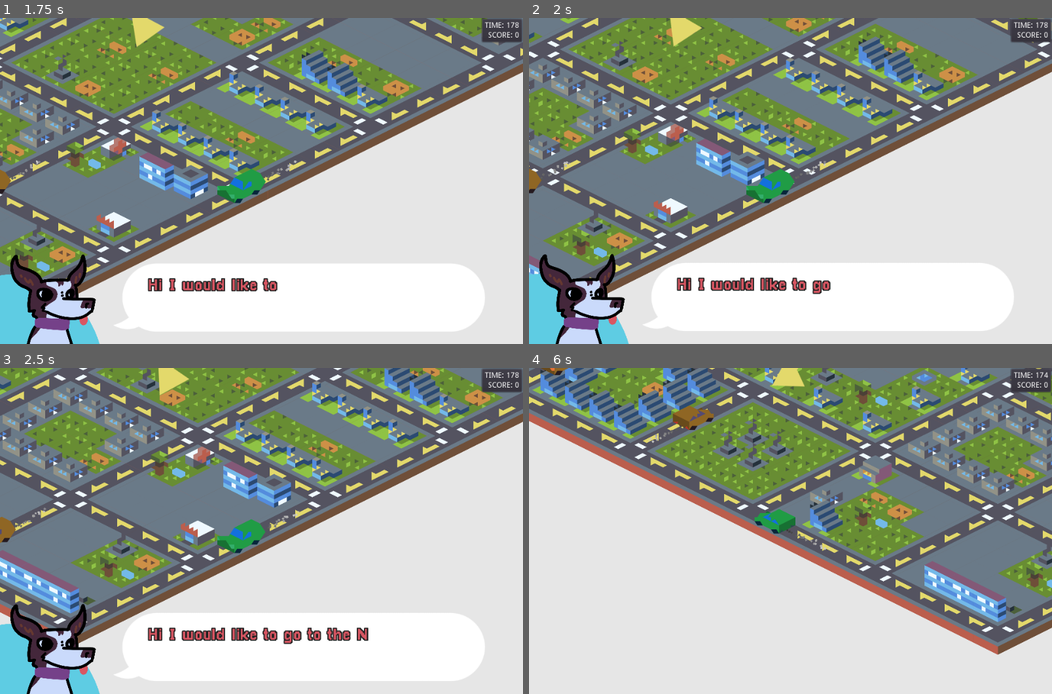
Above: before the commit, frames 1-4 (two rows, left to right).
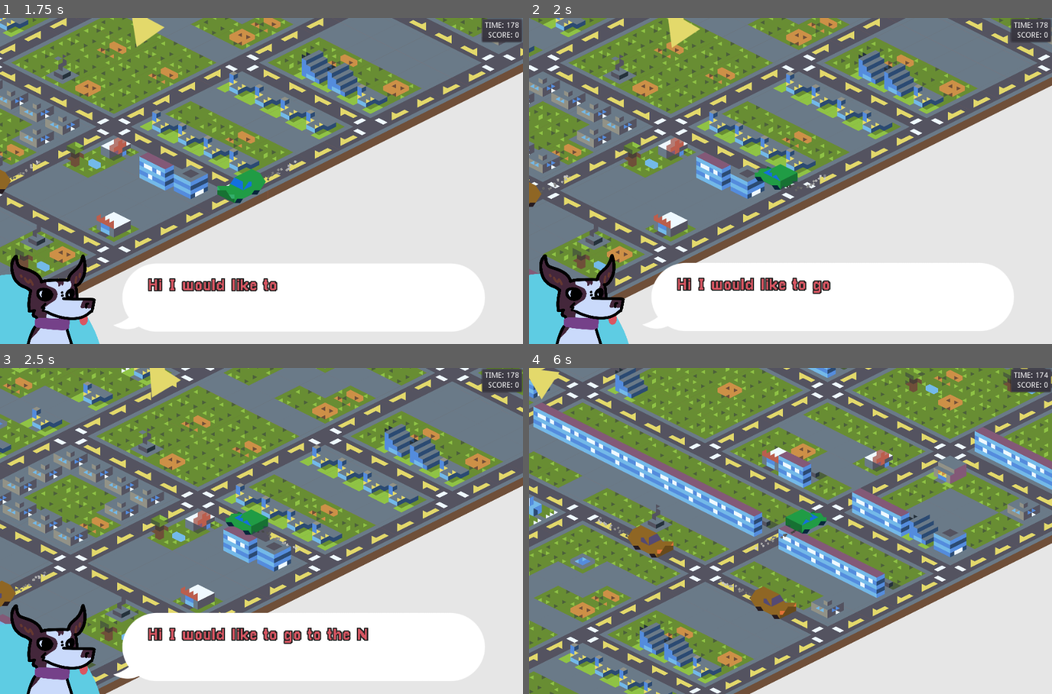
Above: after the commit, the same moments.

Repository: DevinPentecost/gmtkjam-2019
Game: Godot game, scene res://main_scenes/main_menu.tscn
The game is run twice, just before and just after one commit, with the same random seed, the same clock (stepped at 60 frames per second) and the same inputs. Sound files missing from this copy of the repository are replaced by a short silence.
Inputs (mouse positions are in pixels of both pictures, inside the frame that each line leads up to):
- Up to frame 1 (1.75 s): click "START GAME" at 0.5 s; tap Enter at 1.25 s; move the mouse to (376, 164) at 1.27 s; hold Right (player_turn_right) from 1.28 s (still down); hold Up (player_turn_straight) from 1.28 s (still down); click (376, 164) at 1.42 s
- Up to frame 2 (2 s): keep holding Right (player_turn_right); keep holding Up (player_turn_straight)
- Up to frame 3 (2.5 s): move the mouse to (156, 547) at 2.02 s; release Right (player_turn_right) at 2.03 s; release Up (player_turn_straight) at 2.03 s; hold Left (player_turn_left) from 2.03 s (still down); tap Up (player_turn_straight) at 2.1 s
- Up to frame 4 (6 s): move the mouse to (842, 459) at 2.77 s; release Left (player_turn_left) at 2.78 s; hold Up (player_turn_straight) 2.78-3.53 s; hold Right (player_turn_right) 2.78-4.28 s; move the mouse to (764, 596) at 3.52 s; tap Up (player_turn_straight) at 3.6, 5.1 s; click (764, 596) at 3.67 s; move the mouse to (947, 579) at 4.27 s; hold Up (player_turn_straight) 4.28-5.03 s; hold Left (player_turn_left) from 4.28 s (still down); move the mouse to (633, 482) at 5.02 s; move the mouse to (816, 531) at 5.77 s; hold Up (player_turn_straight) from 5.78 s (still down); click (816, 531) at 5.92 s

Frame 1 is identical in both runs. In frame 2, 39% of the frame differs, in the area x 0-100%, y 0-87%; in frame 3, 56%; in frame 4, 82%, in the area x 0-100%, y 0-100%.

Commit message:
continuous movement

Diff:
--- a/project/objects/car/PlayerCar.gd
+++ b/project/objects/car/PlayerCar.gd
@@ -4,6 +4,11 @@
 var min_speed = 0.85 * speed
 var max_speed = 2.5 * speed
 var accelleration = (max_speed - speed) / 60
+
+var player_desired_direction = null
+var left_pressed = false
+var right_pressed = false
+var up_pressed = false
 
 #Camera zoom based on speed
 var speed_camera_zoom = [Vector2(min_speed, max_speed), Vector2(1.25, 2.25)] #Speed vs camera lerps
@@ -35,6 +40,8 @@
 	#Try going straight
 	target_path = _road_graph.get_connection_for_direction(current_connection, null)
 
+	_set_direction_by_key()
+
 	#Did we find a good path for the desired direction?
 	if target_path:
 		var destination = target_path[1]
@@ -45,14 +52,35 @@
 		.pick_next_destination()
 
 func _unhandled_key_input(event):
+	#Was a direction hit?
 
-	#Was a direction hit?
 	if event.is_action_pressed("player_turn_left"):
+		left_pressed = true
+	elif event.is_action_released("player_turn_left"):
+		left_pressed = false
+
+	if event.is_action_pressed("player_turn_straight"):
+		up_pressed = true
+	elif event.is_action_pressed("player_turn_straight"):
+		up_pressed = false
+
+	if event.is_action_pressed("player_turn_right"):
+		right_pressed = true
+
+	elif event.is_action_pressed("player_turn_right"):
+		right_pressed = false
+
+	_set_direction_by_key()
+
+func _set_direction_by_key():
+	# Always have a strict resolution order
+	# when multiple keys are pressed
+	if left_pressed:
 		_set_next_direction(false)
-	elif event.is_action_pressed("player_turn_straight"):
+	elif right_pressed:
+		_set_next_direction(true)
+	elif up_pressed:
 		_set_next_direction(null)
-	elif event.is_action_pressed("player_turn_right"):
-		_set_next_direction(true)
 
 func _set_next_direction(direction):
 	#Search for one
--- a/project/objects/car/PlayerCar.tscn
+++ b/project/objects/car/PlayerCar.tscn
@@ -5,7 +5,7 @@
 [ext_resource path="res://objects/game/PlayerCamera.tscn" type="PackedScene" id=3]
 [ext_resource path="res://objects/audio/driving_engine_sound.tscn" type="PackedScene" id=4]
 
-[node name="PlayerCar" index="0" groups=[
+[node name="PlayerCar" groups=[
 "player",
 ] instance=ExtResource( 1 )]
 script = ExtResource( 2 )
